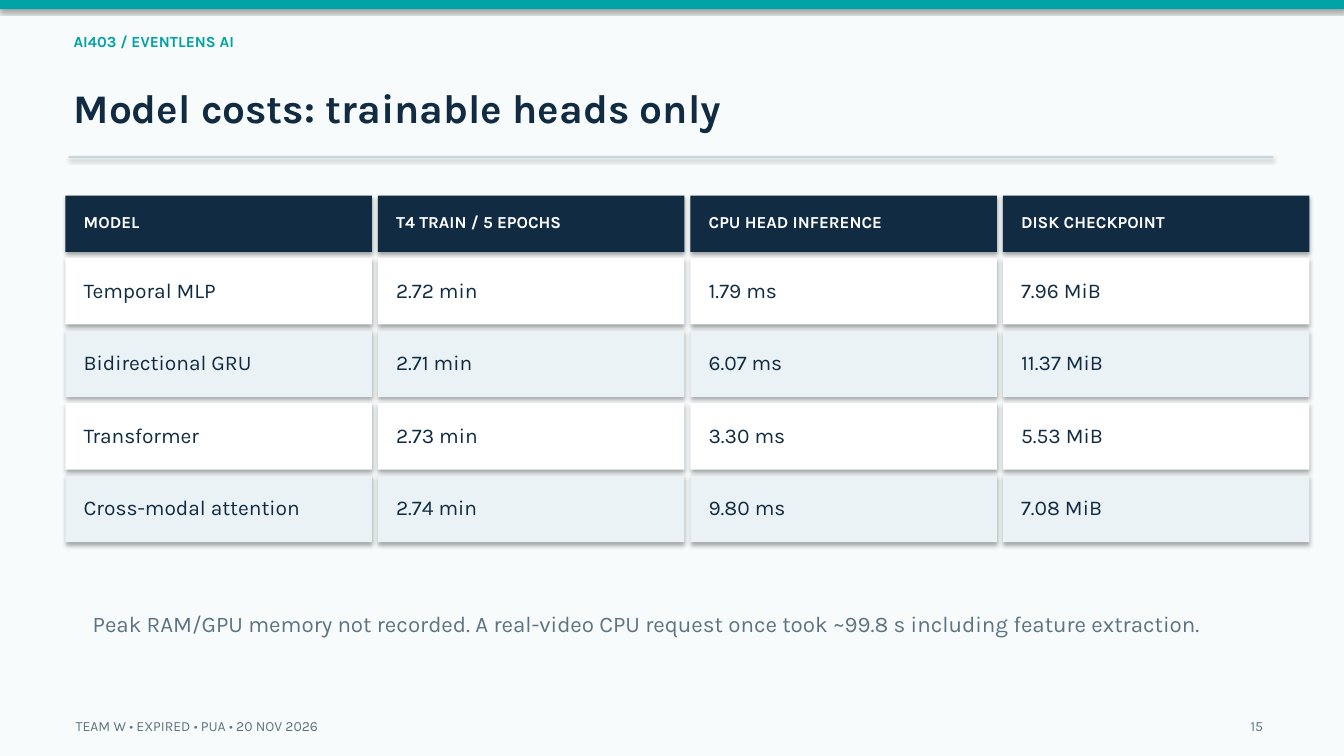
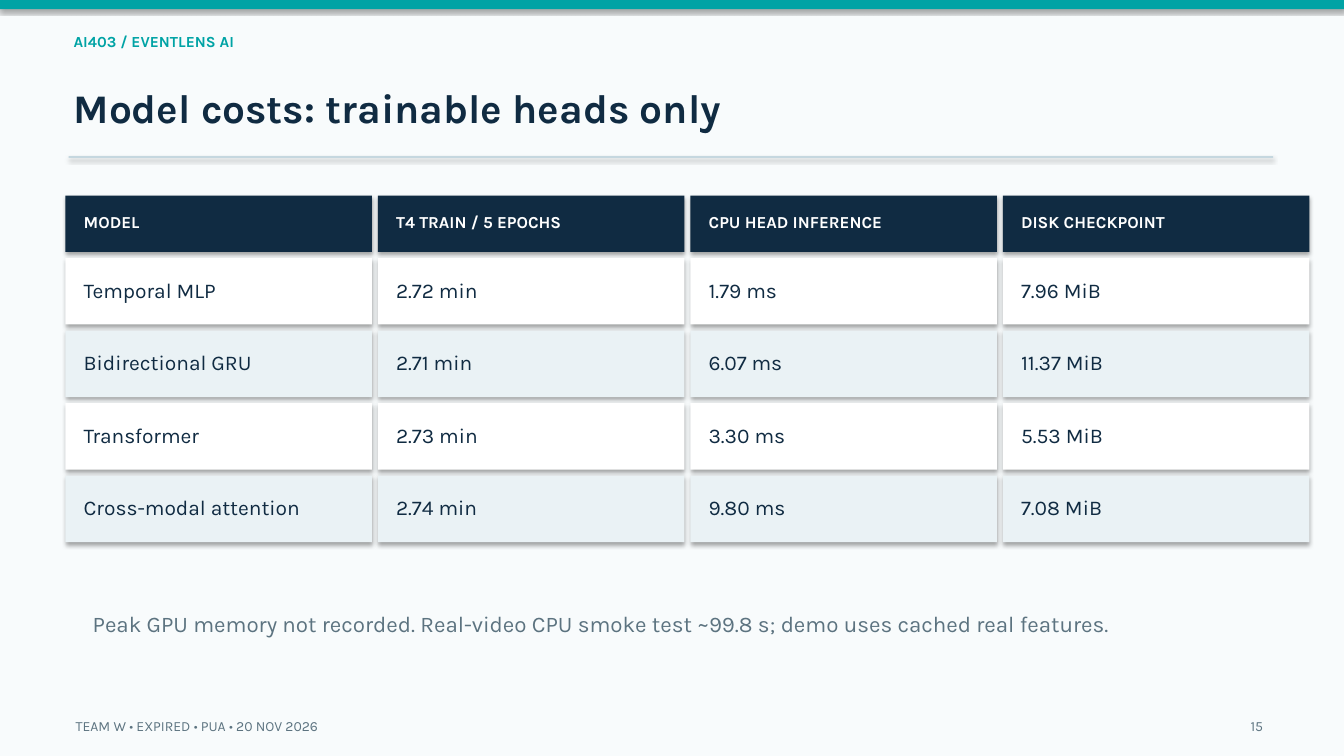
Before and after one commit to Ashrafamr11/EventLens-AI, a slide deck: slide 15 of report/Expired_Slides.pptx. Drawn at 1344x756 pixels with LibreOffice and Linux fonts; fonts in the diff are those of the drawing. Boxes give left, top, right and bottom in pixels: in the first picture for what was removed or moved away, otherwise in the second. Text is boxed around its words. In the diff, an @@ line names an element or a change of style, - is before the commit and + after.

```diff
--- a/report/Expired_Slides.pptx
+++ b/report/Expired_Slides.pptx
@@ text at (93, 616, 1109, 638): text changed @@
-Peak RAM/GPU memory not recorded. A real-video CPU request once took ~99.8 s including feature extraction.
+Peak GPU memory not recorded. Real-video CPU smoke test ~99.8 s; demo uses cached real features.
```
Also in this commit, not shown: 1 other slide changed, 52 other files.
